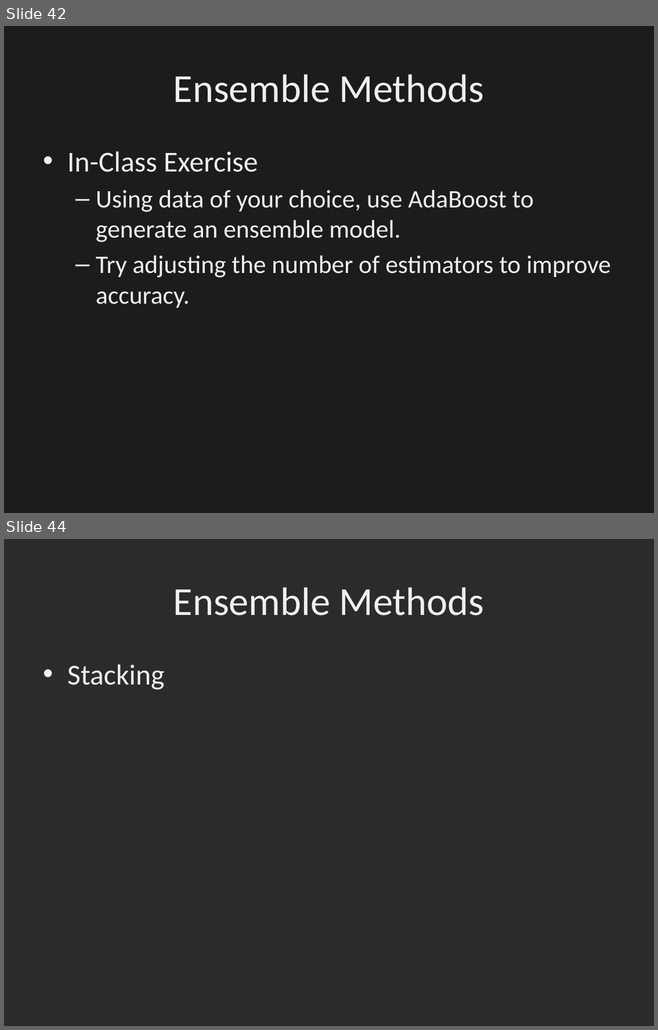
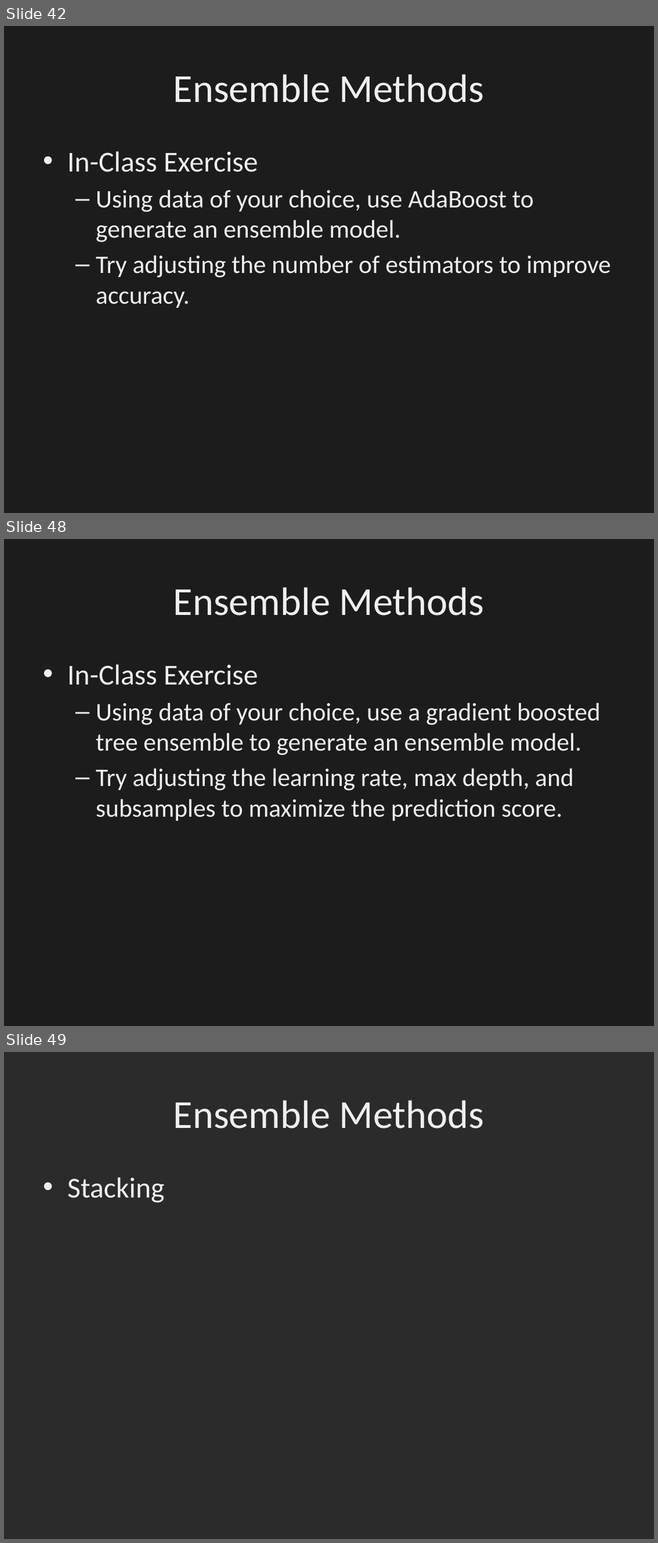
Before and after one commit to dbowmans46/PracticalProgramming, a slide deck: Session 7 - Python/Instructional Material/Machine Learning Slides/Session 7 - Python ML 9: Ensemble Methods.odp. Shown one above the other, each under a label of ours: slides 42 and 44 before the commit, slides 42, 48 and 49 after it; the slides between them are not shown. The pictures are 658x1030 and 658x1543 pixels, drawn with LibreOffice and Linux fonts; fonts in the diff are those of the drawing; background and template pictures are left out; a plain dark background stands for a picture behind light text. Boxes give left, top, right and bottom in pixels: in the first picture for what was removed or moved away, otherwise in the second. Text is boxed around its words. In the diff, an @@ line names an element or a change of style, - is before the commit and + after.

Commit message:
Added slides for gradient boosting.  Corrected slides for AdaBoost.  Added code for gradient boosting.

```diff
--- a/Session 7 - Python/Instructional Material/Machine Learning Slides/Session 7 - Python ML 9: Ensemble Methods.odp
+++ b/Session 7 - Python/Instructional Material/Machine Learning Slides/Session 7 - Python ML 9: Ensemble Methods.odp
@@ slide 48 added at [4,539,654,1026], background picture (left out) @@
@@ rectangle added at [4,539,654,1026], fill #181818 at 79% opacity, outline #B0B0B0 2.01 pt @@
@@ title added at [173,587,484,616], 44 pt, text #EFEFEF @@
+Ensemble Methods
@@ text added at [67,664,600,821], 28 pt, text #EFEFEF @@
+• In-Class Exercise
+  – Using data of your choice, use a gradient boosted tree ensemble to generate an ensemble model.
+  – Try adjusting the learning rate, max depth, and subsamples to maximize the prediction score.
@@ what was slide 44 is now slide 49 @@
```
Also in this commit, not shown: 3 slides changed, 4 other slides added, 2 other files.
